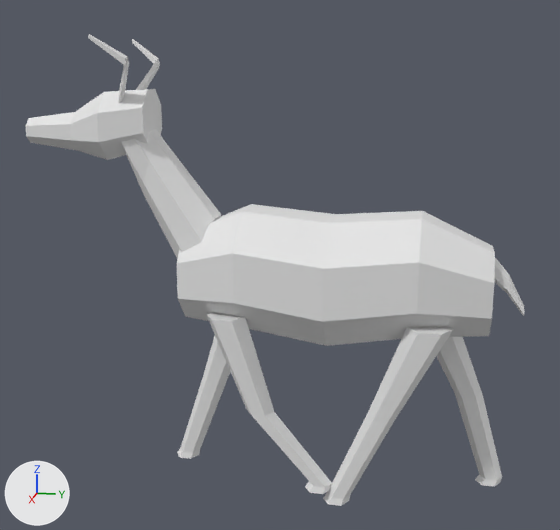
Before and after pictures for a commit that changed the OBJ model data/animals/veado/walk/3.obj.
Rendered twice from a camera (50 mm lens) standing at (2.171, 0.283, 1.24) and looking at (-0.006, -0.153, 0.695). The axes (+X, +Y, +Z) are drawn at lower left. The lights are the same throughout. The older version comes first. Where no turn or scale is listed for an object, it has been applied to the vertices.

In view in the first picture: 'veado_walk_3'.
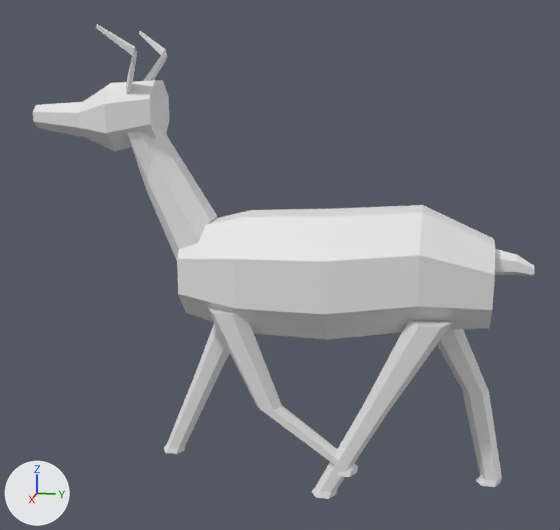
Pixel boxes (x1, y1, x2, y2) of what changed, in the pictures (560 x 530 px; the box of a moved part takes in the faces that stretch with it):
'veado_walk_3', reshaped: before (26, 34, 524, 506); after (33, 24, 535, 499)
part 1 of me_veado_walk_3, moved or reshaped: before (132, 39, 160, 90); after (139, 31, 167, 81)
part 2 of me_veado_walk_3, moved or reshaped: before (88, 34, 129, 103); after (96, 24, 137, 94)
part 3 of me_veado_walk_3, moved or reshaped: before (26, 89, 524, 506); after (33, 80, 535, 499)

Patch to the scene script:
```diff
--- a/data/animals/veado/walk/3.obj.py
+++ b/data/animals/veado/walk/3.obj.py
@@ me_veado_walk_3 @@
 # used by ob_veado_walk_3; location = (0.0, 0.0, 0.0)
-me_veado_walk_3.from_pydata(...)  # 260 vertices, 480 faces; spans x -0.173..0.173, y -0.902..0.54, z 0.0..1.344
+me_veado_walk_3.from_pydata(...)  # 260 vertices, 480 faces; spans x -0.163..0.165, y -0.878..0.559, z 0.007..1.368
+# me_veado_walk_3 part 1: the loose piece of 17 vertices spanning x -0.154..-0.031, y -0.636..-0.546, z 1.151..1.344 is moved by (-0.001, 0.023, 0.025)
+# me_veado_walk_3 part 2: the loose piece of 17 vertices spanning x 0.04..0.166, y -0.636..-0.546, z 1.151..1.344 is moved by (-0.001, 0.023, 0.025)
+# me_veado_walk_3 part 3: 226 of 260 vertices moved; they spanned x -0.173..0.173, y -0.902..0.54, z 0.0..1.198 and now span x -0.163..0.163, y -0.878..0.559, z 0.007..1.223; mean shift (-0.001, 0.005, 0.022); largest move (0.005, 0.54, 0.595) -> (0.001, 0.559, 0.71)
```
